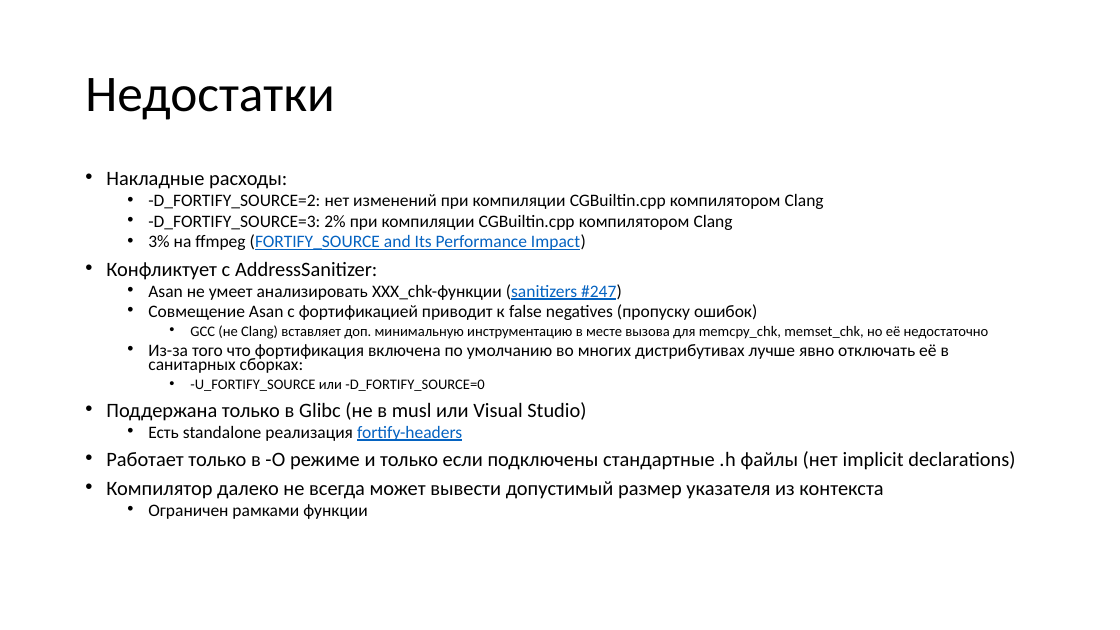
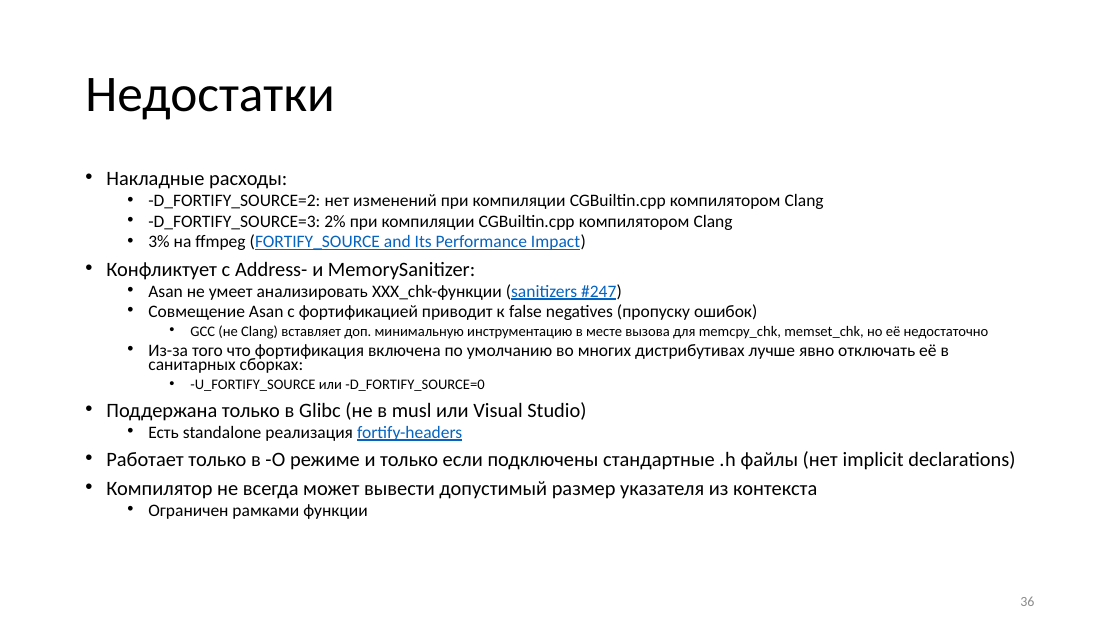
Before and after one commit to yugr/slides, a slide deck: slide 36 of CppZeroCost/2025/RU.pptx. Drawn at 1120x630 pixels with LibreOffice and Linux fonts; fonts in the diff are those of the drawing. Boxes give left, top, right and bottom in pixels: in the first picture for what was removed or moved away, otherwise in the second. Text is boxed around its words. In the diff, an @@ line names an element or a change of style, - is before the commit and + after.

```diff
--- a/CppZeroCost/2025/RU.pptx
+++ b/CppZeroCost/2025/RU.pptx
@@ text at [106, 261, 475, 280]: text changed @@
-• Конфликтует с AddressSanitizer:
+• Конфликтует с Address- и MemorySanitizer:
@@ text at [106, 481, 817, 499]: text changed @@
-• Компилятор далеко не всегда может вывести допустимый размер указателя из контекста
+• Компилятор не всегда может вывести допустимый размер указателя из контекста
@@ page number added at [1020, 597, 1034, 606], 12 pt, text #8C8C8C @@
+36
```
Also in this commit, not shown: 88 other slides changed, 1 slide added, 1 slide removed, 2 other files.
